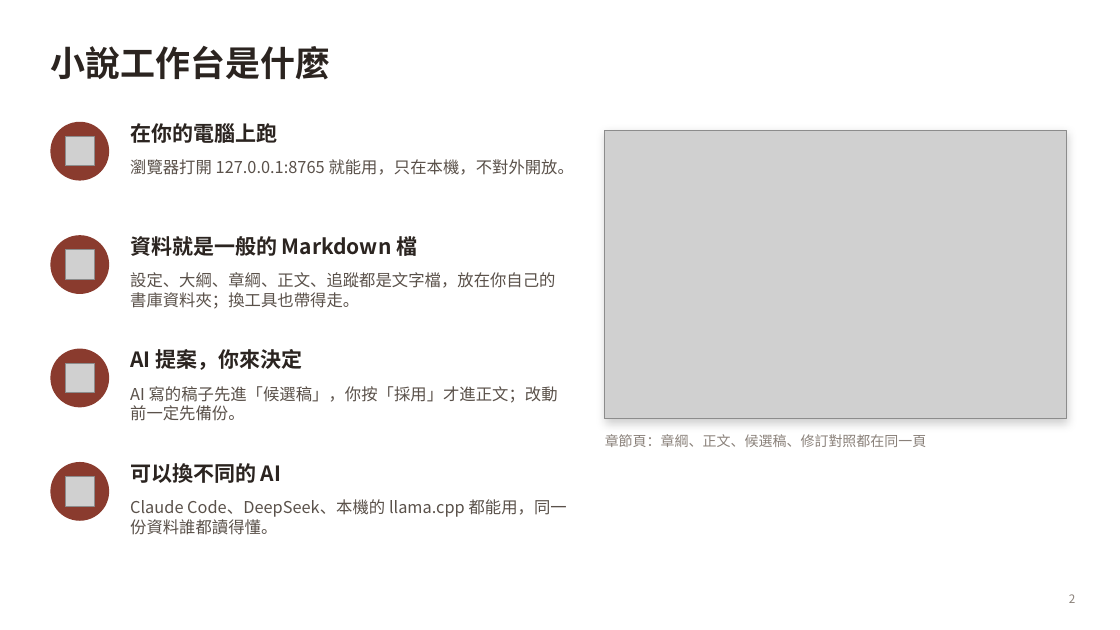
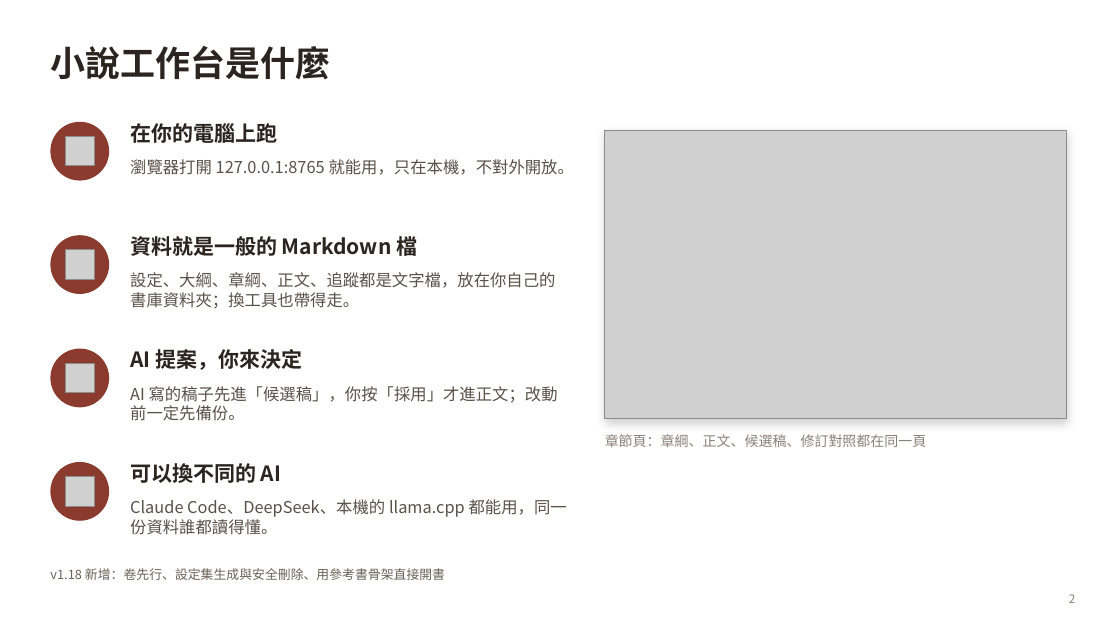
Before and after one commit to yamasoo/novel-studio, a slide deck: slide 2 of demo/小說工作台_新手教學.pptx. Drawn at 1120x630 pixels with LibreOffice and Linux fonts; fonts in the diff are those of the drawing; grey boxes stand for pictures. Boxes give left, top, right and bottom in pixels: in the first picture for what was removed or moved away, otherwise in the second. Text is boxed around its words. In the diff, an @@ line names an element or a change of style, - is before the commit and + after.

```diff
--- a/demo/小說工作台_新手教學.pptx
+++ b/demo/小說工作台_新手教學.pptx
@@ text added at [50,568,445,580], 11 pt, text #6B6258 @@
+v1.18 新增：卷先行、設定集生成與安全刪除、用參考書骨架直接開書
```
Also in this commit, not shown: 11 other slides changed, 3 slides added.
